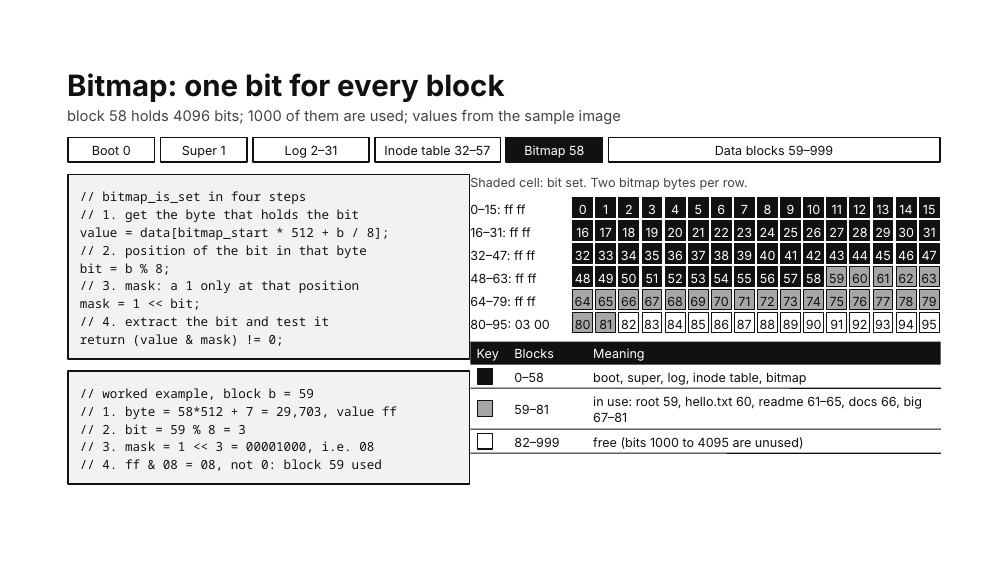
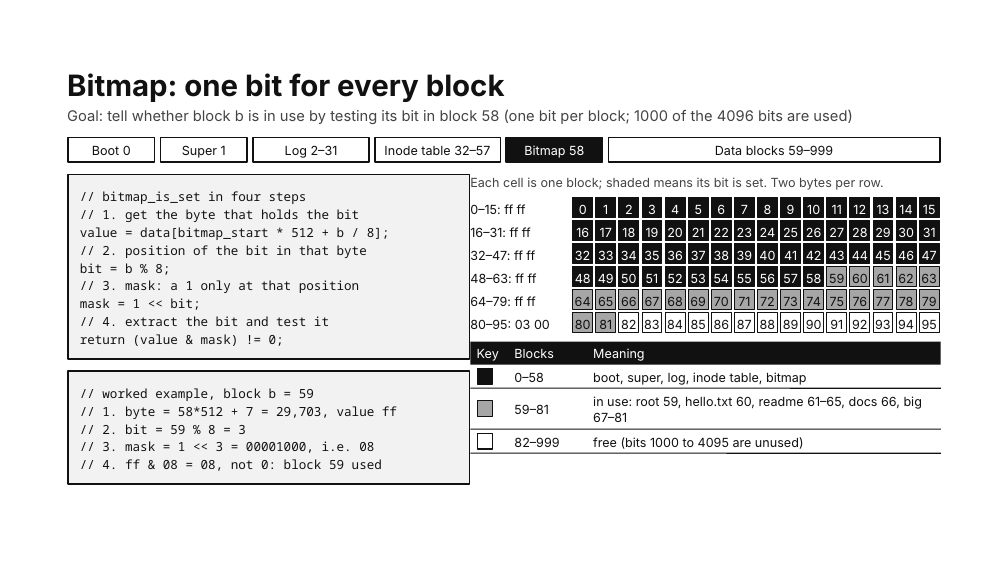
Before and after one commit to ButWhySo/os-xcheck, a slide deck: slide 11 of xcheck.pptx. Drawn at 1008x567 pixels with LibreOffice and Linux fonts; fonts in the diff are those of the drawing. Boxes give left, top, right and bottom in pixels: in the first picture for what was removed or moved away, otherwise in the second. Text is boxed around its words. In the diff, an @@ line names an element or a change of style, - is before the commit and + after.

```diff
--- a/xcheck.pptx
+++ b/xcheck.pptx
@@ text at [67, 109, 852, 124]: text changed @@
-block 58 holds 4096 bits; 1000 of them are used; values from the sample image
+Goal: tell whether block b is in use by testing its bit in block 58 (one bit per block; 1000 of the 4096 bits are used)
@@ text at [470, 177, 884, 190]: text changed @@
-Shaded cell: bit set. Two bitmap bytes per row.
+Each cell is one block; shaded means its bit is set. Two bytes per row.
```
Also in this commit, not shown: 6 other slides changed.
